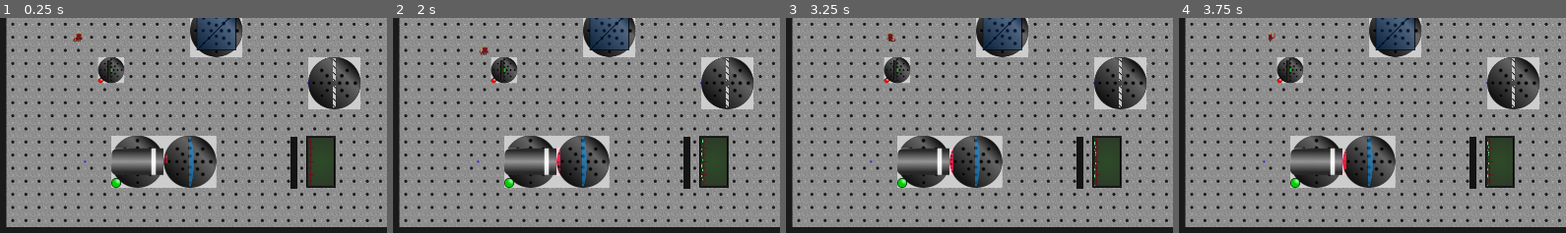
Above: before the commit, frames 1-4 (left to right).
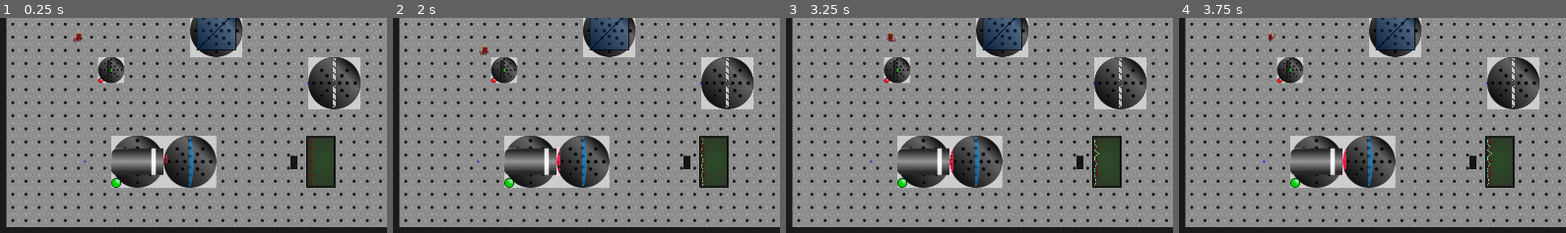
Above: after the commit, the same moments.

Repository: mbapplegate/maxwellDemon
Game: Godot game, scene res://worlds/test_world.tscn
The game is run twice, just before and just after one commit, with the same random seed, the same clock (stepped at 60 frames per second) and the same inputs. The project has no main scene, so this scene is started directly.
Inputs:
- Up to frame 1 (0.25 s): no input
- Up to frame 2 (2 s): tap Enter at 0.5 s; hold Right (right) 0.53-1.28 s; hold Shift (pull) 0.53-1.28 s; tap Space (toggleEnergize) at 1.25 s; hold Down (down) from 1.28 s (still down); tap Q (rotateCCW) at 1.35 s
- Up to frame 3 (3.25 s): tap Enter at 2 s; release Down (down) at 2.03 s; hold Right (right) 2.03-2.78 s; hold E (rotateCW) 2.03-2.78 s; tap Space (toggleEnergize) at 2.75, 2.85 s; hold Up (up) from 2.78 s (still down)
- Up to frame 4 (3.75 s): tap Enter at 3.5 s; release Up (up) at 3.53 s; hold Left (left) from 3.53 s (still down); hold Shift (pull) from 3.53 s (still down)
The pictures show only the part of the screen within x 0-50%, y 50-100%; the shares and areas given below are measured in that part.

The runs differ from the first frame. In frame 1, 0.3% of the frame differs, in the area x 75-77%, y 55-80%; in frame 2, 0.4%; in frame 3, 0.4%, in the area x 75-81%, y 55-80%; in frame 4, 0.4%.

Commit message:
messing about

Diff:
--- a/scenes/DetectorScreen/detector_screen.gd
+++ b/scenes/DetectorScreen/detector_screen.gd
@@ -59,7 +59,7 @@
 		if maxX < 0:
 			increaseMultiplier = true
 
-		print("Avg: ", avgX, ", Max: ", maxX, ", Inc: ",increaseMultiplier, ", Dec: ", decreaseMultiplier, ", Mult: ",multiplier)
+		#print("Avg: ", avgX, ", Max: ", maxX, ", Inc: ",increaseMultiplier, ", Dec: ", decreaseMultiplier, ", Mult: ",multiplier)
 
 func _add_noise(noiseScale:float):
 	for i in NUM_GRAPH_POINTS:
--- a/worlds/test_world.tscn
+++ b/worlds/test_world.tscn
@@ -95,8 +95,8 @@
 
 [node name="detectorScreen" parent="." instance=ExtResource("12_2cdtv")]
 position = Vector2(800, 896)
-multiplierFixed = true
 
 [node name="DetectorElement" parent="detectorScreen" instance=ExtResource("13_8rq10")]
 position = Vector2(-66.5092, 2.35608)
 absorbs = true
+detectorHeight = 32
